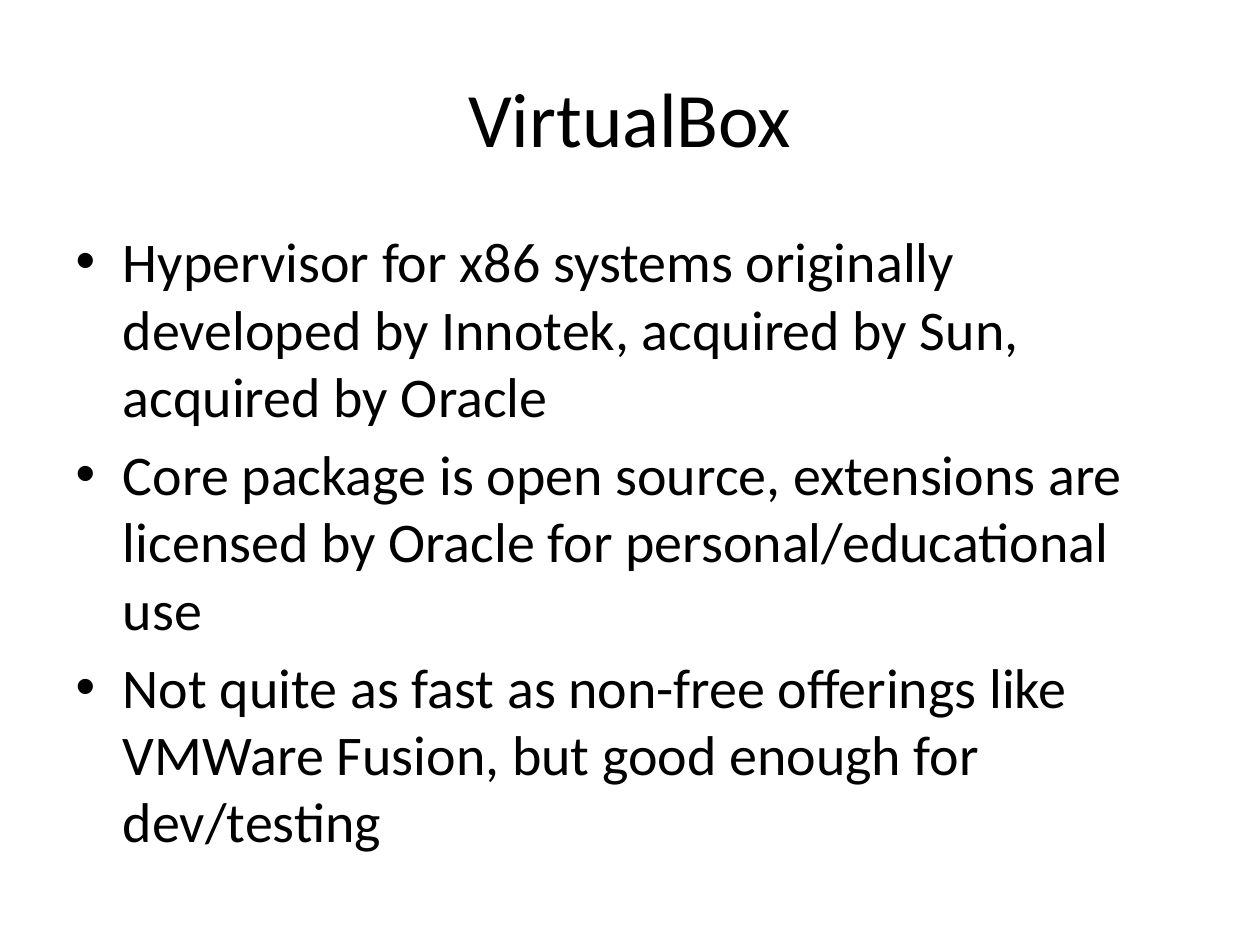
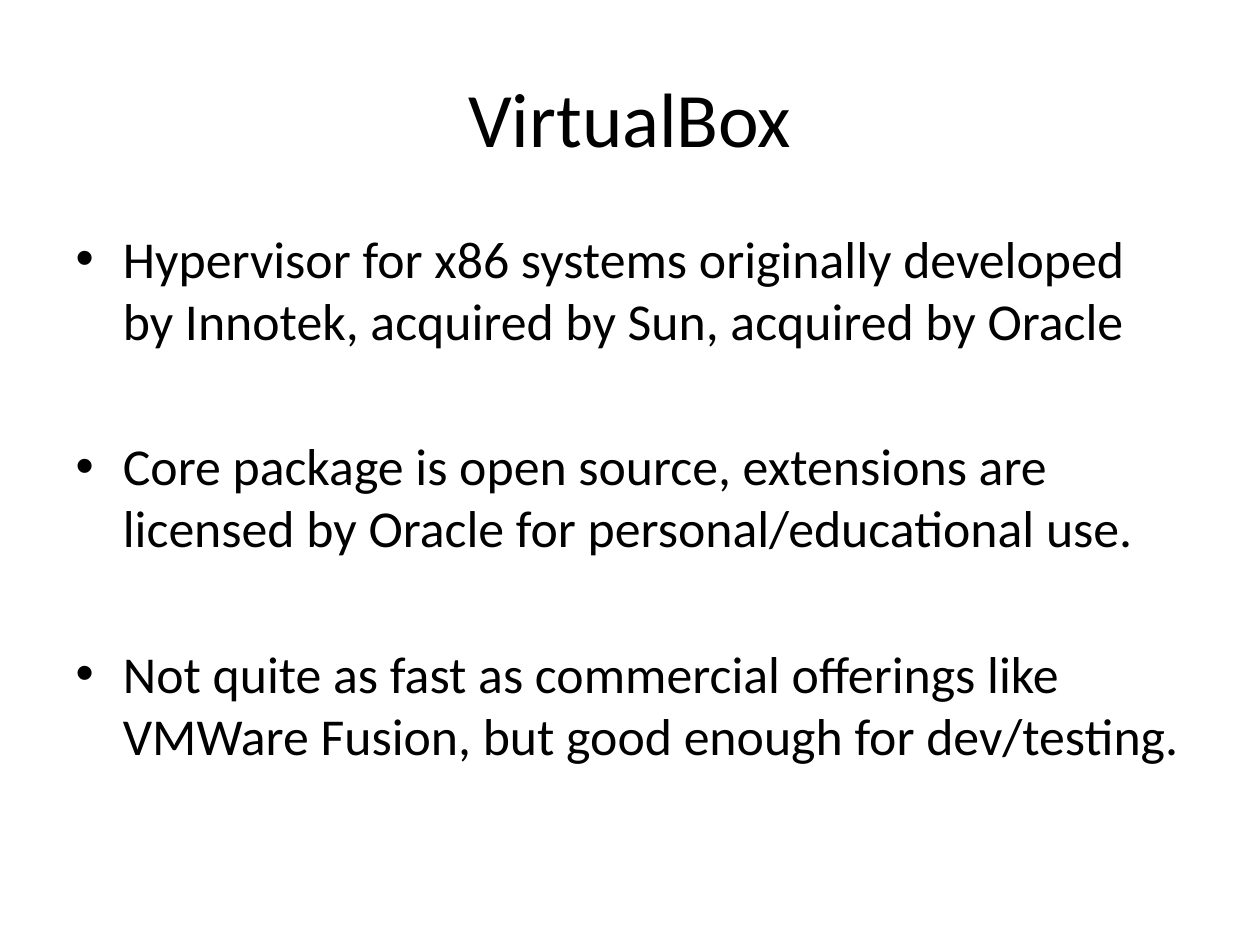
Before and after one commit to jasondbaker/infrastructure-class, a slide deck: slide 43 of lectures/infrastructure-week-3.pptx (slide 42 before the commit). Drawn at 1260x945 pixels with LibreOffice and Linux fonts; fonts in the diff are those of the drawing. Boxes give left, top, right and bottom in pixels: in the first picture for what was removed or moved away, otherwise in the second. Text is boxed around its words. In the diff, an @@ line names an element or a change of style, - is before the commit and + after.

```diff
--- a/lectures/infrastructure-week-3.pptx
+++ b/lectures/infrastructure-week-3.pptx
@@ text at (123,242,1124,349): size 32 to 29.6 pt in "Hypervisor for x86 systems originally developed by ..." @@
@@ text at (123,449,1178,764): text changed; size 32 to 29.6 pt @@
-• Core package is open source, extensions are licensed by Oracle for personal/educational use
-• Not quite as fast as non-free offerings like VMWare Fusion, but good enough for dev/testing
+• Core package is open source, extensions are licensed by Oracle for personal/educational use.
+• Not quite as fast as commercial offerings like VMWare Fusion, but good enough for dev/testing.
```
Also in this commit, not shown: 10 other slides changed, 1 slide added, 2 other files.
